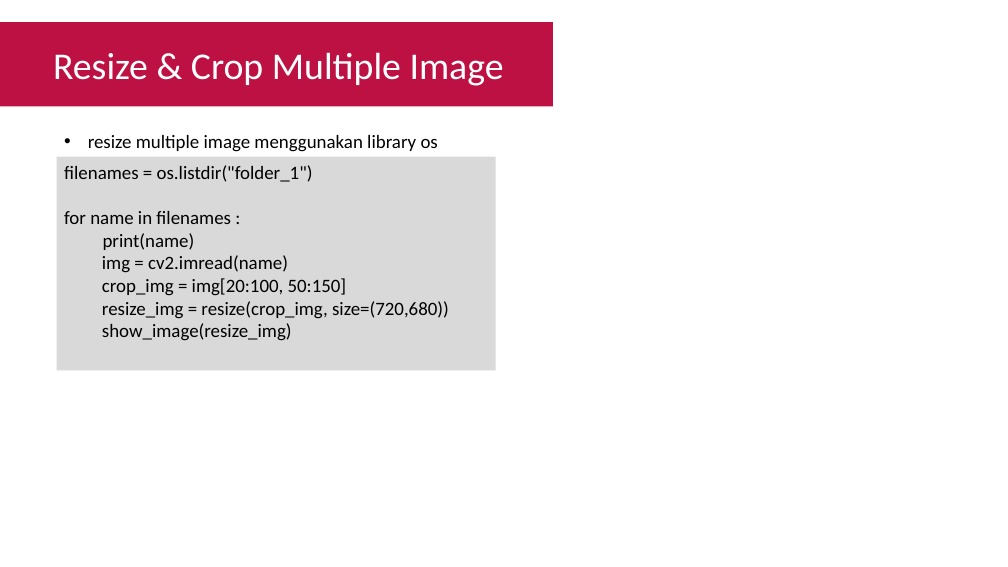
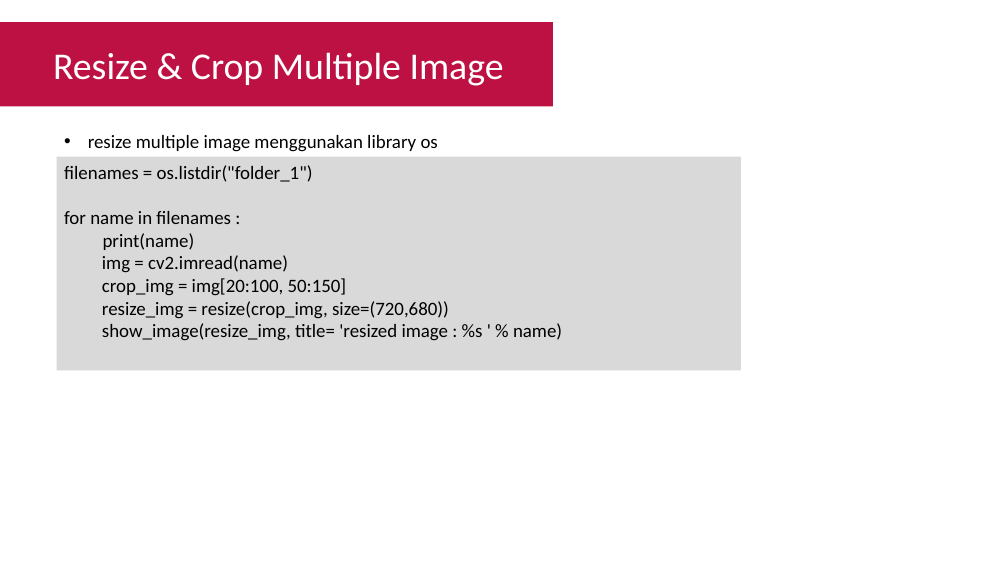
Before and after one commit to Muhammad-Yunus/Materi-Training, a slide deck: slide 13 of A. Raspberry Pi - Image Processing/#6 - Computer Vision Part 2 (Crop, Resize, Convert Color)/P6 - Computer Vision Part 2 (Crop, Resize, Convert Color).pptx. Drawn at 1008x567 pixels with LibreOffice and Linux fonts; fonts in the diff are those of the drawing. Boxes give left, top, right and bottom in pixels: in the first picture for what was removed or moved away, otherwise in the second. Text is boxed around its words. In the diff, an @@ line names an element or a change of style, - is before the commit and + after.

Commit message:
update show function

```diff
--- a/A. Raspberry Pi - Image Processing/#6 - Computer Vision Part 2 (Crop, Resize, Convert Color)/P6 - Computer Vision Part 2 (Crop, Resize, Convert Color).pptx
+++ b/A. Raspberry Pi - Image Processing/#6 - Computer Vision Part 2 (Crop, Resize, Convert Color)/P6 - Computer Vision Part 2 (Crop, Resize, Convert Color).pptx
@@ rectangle "filenames = os.listdir("folder_1")" resized from (x1=57, y1=157, x2=496, y2=371) to (x1=57, y1=157, x2=741, y2=371) @@
@@ text in rectangle at (x1=102, y1=323, x2=562, y2=341): text changed @@
-  show_image(resize_img)
+  show_image(resize_img, title= 'resized image : %s ' % name)
```
Also in this commit, not shown: 12 other slides changed, 1 other file.
